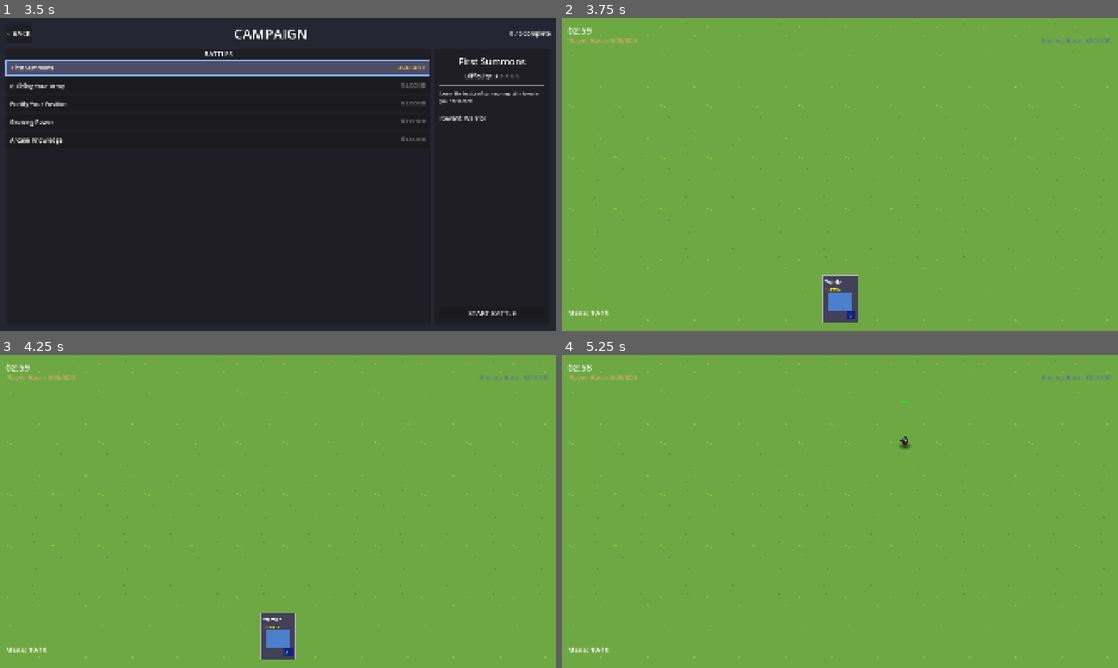
Above: before the commit, frames 1-4 (two rows, left to right).
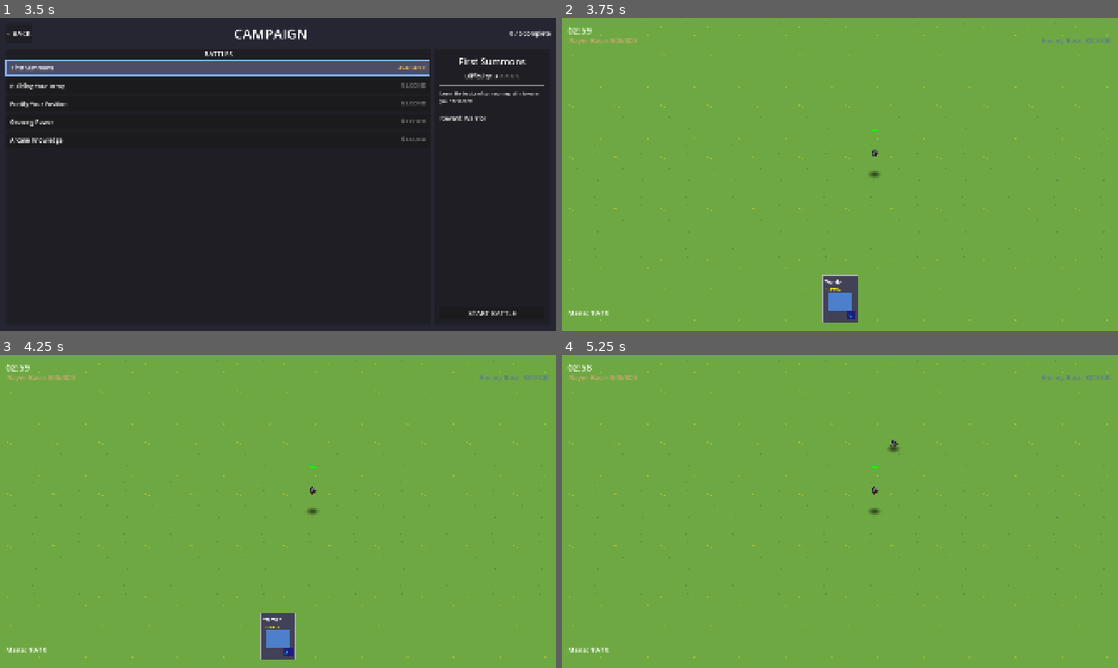
Above: after the commit, the same moments.

Repository: amari-charles/project-summoner
Game: Godot game, scene res://scenes/ui/main_menu.tscn
Two runs of this game, one before a commit and one after it. Both use one fixed random seed, a clock stepped at 60 frames per second and the inputs below.
Inputs (mouse positions are in pixels of both pictures, inside the frame that each line leads up to):
- Up to frame 1 (3.5 s): click "PLAY" at 0.5 s; click "SELECT" at 1.25 s; click "CHOOSE WARRIOR" at 2 s; click (216, 68) at 2.75 s
- Up to frame 2 (3.75 s): click "START BATTLE" at 3.5 s
- Up to frame 3 (4.25 s): no input
- Up to frame 4 (5.25 s): tap Enter at 4.25 s; drag from (840, 636) to (895, 442) at 4.27 s; drag from (728, 527) to (812, 574) at 5.02 s

Frame 1 is identical in both runs. In frame 2, less than 0.1% of the frame differs, in the area x 55-58%, y 35-52%; in frame 3, less than 0.1%; in frame 4, 0.2%, in the area x 55-63%, y 14-52%.
Error before the commit: Parse Error: Class "BattleContext" hides an autoload singleton. (res://scripts/core/battle_context.gd:2)

Commit message:
Implement biome system for battlefield visual themes
Created resource-based biome system to separate visual themes from battle logic:
- BiomeConfig resource class defines textures, colors, lighting
- Battlefield loads biome from BattleContext at runtime
- Easy to create new biomes (winter, desert, etc.) as .tres files

Changes:
- Created BiomeConfig resource class (scripts/battlefield/biome_config.gd)
  - Configurable ground texture, colors, lighting, fog
  - apply_to_battlefield() applies settings to battlefield node

- Created summer_plains.tres (resources/biomes/summer_plains.tres)
  - Current battlefield visuals extracted to resource
  - Ground: summer tileset, 100x150, 17x26 UV scale
  - Lighting: white ambient, standard directional light
  - No fog

- Updated base_battlefield_3d.gd
  - Loads biome from BattleContext.biome_id
  - Applies biome at runtime instead of hardcoded values
  - Removed old _apply_configuration() method

- Updated base_battlefield_3d.tscn to be theme-agnostic
  - Removed hardcoded texture and material
  - Removed StandardMaterial3D subresource
  - Background mesh now configured at runtime by biome

- Added biome_id to all campaign battle definitions
  - All 5 battles currently use "summer_plains"
  - Ready to add winter/desert/etc themes

Result: Easy to create visual variety - just create new .tres file with different textures/colors

🤖 Generated with [Claude Code](https://claude.com/claude-code)

Co-Authored-By: Claude <noreply@anthropic.com>

Diff:
--- /dev/null
+++ b/resources/biomes/summer_plains.tres
@@ -0,0 +1,20 @@
+[gd_resource type="Resource" script_class="BiomeConfig" load_steps=3 format=3]
+
+[ext_resource type="Script" path="res://scripts/battlefield/biome_config.gd" id="1_script"]
+[ext_resource type="Texture2D" path="res://assets/tilesets/summer_tileset/PNG/top_down_simple_summer_ground_43.png" id="2_texture"]
+
+[resource]
+script = ExtResource("1_script")
+biome_id = "summer_plains"
+biome_name = "Summer Plains"
+ground_texture = ExtResource("2_texture")
+ground_size = Vector2(100, 150)
+ground_uv_scale = Vector3(17, 26, 1)
+ambient_light_color = Color(1, 1, 1, 1)
+ambient_light_energy = 0.5
+directional_light_rotation_degrees = Vector3(-30, 45, 0)
+directional_light_color = Color(1, 1, 1, 1)
+directional_light_energy = 1
+background_color = Color(0.1, 0.1, 0.1, 1)
+fog_enabled = false
+fog_color = Color(0.8, 0.8, 0.9, 1)
--- a/scenes/battlefield/base_battlefield_3d.tscn
+++ b/scenes/battlefield/base_battlefield_3d.tscn
@@ -1,15 +1,7 @@
-[gd_scene load_steps=6 format=3 uid="uid://cm2j43v0j4iiv"]
+[gd_scene load_steps=4 format=3 uid="uid://cm2j43v0j4iiv"]
 
 [ext_resource type="Script" path="res://scripts/battlefield/base_battlefield_3d.gd" id="1_script"]
-[ext_resource type="Texture2D" path="res://assets/tilesets/summer_tileset/PNG/top_down_simple_summer_ground_43.png" id="2_background"]
 [ext_resource type="Script" path="res://scripts/battlefield/camera_controller_3d.gd" id="3_camera_controller"]
-
-[sub_resource type="StandardMaterial3D" id="StandardMaterial3D_background"]
-albedo_texture = ExtResource("2_background")
-texture_filter = 0
-uv1_scale = Vector3(17, 26, 1)
-shading_mode = 0
-cull_mode = 2
 
 [sub_resource type="PlaneMesh" id="PlaneMesh_background"]
 size = Vector2(100, 150)
@@ -41,7 +33,6 @@
 [node name="Background" type="MeshInstance3D" parent="."]
 transform = Transform3D(1, 0, 0, 0, 1, 0, 0, 0, 1, 0, 0, 0)
 mesh = SubResource("PlaneMesh_background")
-surface_material_override/0 = SubResource("StandardMaterial3D_background")
 
 [node name="GroundLayer" type="Node3D" parent="."]
 
--- a/scripts/battlefield/base_battlefield_3d.gd
+++ b/scripts/battlefield/base_battlefield_3d.gd
@@ -34,19 +34,34 @@
 @onready var effects_layer: Node3D = $EffectsLayer
 
 func _ready() -> void:
-	_apply_configuration()
+	_apply_biome_from_context()
+	_apply_spawn_positions()
 
-func _apply_configuration() -> void:
-	# Apply environment settings (sky color, ambient lighting)
-	if world_environment and world_environment.environment:
-		world_environment.environment.background_color = sky_color
-		world_environment.environment.ambient_light_color = ambient_light_color
-		world_environment.environment.ambient_light_energy = ambient_light_energy
+## Load and apply biome from BattleContext
+func _apply_biome_from_context() -> void:
+	var battle_context = get_node_or_null("/root/BattleContext")
+	if not battle_context:
+		push_warning("BaseBattlefield3D: BattleContext not found, using default visuals")
+		return
 
-	# Camera position and size are configured directly in the scene file
-	# No runtime override needed - the camera controller handles all positioning
+	var biome_id = battle_context.biome_id
+	if biome_id.is_empty():
+		push_warning("BaseBattlefield3D: No biome_id in BattleContext, using default visuals")
+		return
 
-	# Apply spawn positions for bases and units
+	# Load biome resource
+	var biome_path = "res://resources/biomes/%s.tres" % biome_id
+	var biome = load(biome_path) as BiomeConfig
+
+	if not biome:
+		push_error("BaseBattlefield3D: Failed to load biome: %s" % biome_path)
+		return
+
+	# Apply biome to battlefield
+	biome.apply_to_battlefield(self)
+
+## Apply spawn positions for bases and units
+func _apply_spawn_positions() -> void:
 	if player_spawn_marker:
 		player_spawn_marker.position = player_spawn_position
 
--- /dev/null
+++ b/scripts/battlefield/biome_config.gd
@@ -0,0 +1,81 @@
+extends Resource
+class_name BiomeConfig
+
+## Visual theme configuration for battlefield environments
+## Defines textures, colors, lighting for a specific biome (summer, winter, desert, etc.)
+
+@export_group("Identification")
+@export var biome_id: String = "unknown"
+@export var biome_name: String = "Unknown Biome"
+
+@export_group("Ground")
+@export var ground_texture: Texture2D
+@export var ground_size: Vector2 = Vector2(100, 150)
+@export var ground_uv_scale: Vector3 = Vector3(17, 26, 1)
+
+@export_group("Lighting")
+@export var ambient_light_color: Color = Color.WHITE
+@export var ambient_light_energy: float = 0.5
+@export var directional_light_rotation_degrees: Vector3 = Vector3(-30, 45, 0)
+@export var directional_light_color: Color = Color.WHITE
+@export var directional_light_energy: float = 1.0
+
+@export_group("Environment")
+@export var background_color: Color = Color(0.1, 0.1, 0.1, 1)
+@export var fog_enabled: bool = false
+@export var fog_color: Color = Color(0.8, 0.8, 0.9)
+
+## Apply this biome to a battlefield
+func apply_to_battlefield(battlefield: Node3D) -> void:
+	_apply_ground(battlefield)
+	_apply_lighting(battlefield)
+	_apply_environment(battlefield)
+
+	print("BiomeConfig: Applied biome '%s' to battlefield" % biome_name)
+
+## Apply ground texture and material
+func _apply_ground(battlefield: Node3D) -> void:
+	var background = battlefield.get_node_or_null("Background") as MeshInstance3D
+	if not background:
+		push_warning("BiomeConfig: Background node not found")
+		return
+
+	# Update mesh size
+	if background.mesh is PlaneMesh:
+		(background.mesh as PlaneMesh).size = ground_size
+
+	# Create and apply material
+	var material = StandardMaterial3D.new()
+	material.albedo_texture = ground_texture
+	material.texture_filter = BaseMaterial3D.TEXTURE_FILTER_NEAREST
+	material.uv1_scale = ground_uv_scale
+	material.shading_mode = BaseMaterial3D.SHADING_MODE_UNSHADED
+	material.cull_mode = BaseMaterial3D.CULL_BACK
+
+	background.set_surface_override_material(0, material)
+
+## Apply lighting settings
+func _apply_lighting(battlefield: Node3D) -> void:
+	# Update directional light
+	var directional_light = battlefield.get_node_or_null("DirectionalLight3D") as DirectionalLight3D
+	if directional_light:
+		directional_light.rotation_degrees = directional_light_rotation_degrees
+		directional_light.light_color = directional_light_color
+		directional_light.light_energy = directional_light_energy
+
+## Apply environment settings
+func _apply_environment(battlefield: Node3D) -> void:
+	var world_env = battlefield.get_node_or_null("WorldEnvironment") as WorldEnvironment
+	if not world_env or not world_env.environment:
+		push_warning("BiomeConfig: WorldEnvironment not found")
+		return
+
+	var env = world_env.environment
+	env.background_color = background_color
+	env.ambient_light_color = ambient_light_color
+	env.ambient_light_energy = ambient_light_energy
+
+	# Apply fog if enabled
+	env.fog_enabled = fog_enabled
+	if fog_enabled:
+		env.fog_light_color = fog_color
--- a/scripts/core/battle_context.gd
+++ b/scripts/core/battle_context.gd
@@ -1,5 +1,4 @@
 extends Node
-class_name BattleContext
 
 ## Global battle configuration system
 ## Decouples battle scene from specific modes (campaign, arena, endless, etc.)
--- a/scripts/services/campaign_service.gd
+++ b/scripts/services/campaign_service.gd
@@ -50,6 +50,7 @@
 	# Battle 0: Tutorial - First card
 	_battles["battle_00"] = {
 		"id": "battle_00",
+		"biome_id": "summer_plains",
 		"name": "First Summons",
 		"description": "Learn the basics of summoning. Win to earn your first card!",
 		"difficulty": 1,
@@ -73,6 +74,7 @@
 	# Battle 1: Building army
 	_battles["battle_01"] = {
 		"id": "battle_01",
+		"biome_id": "summer_plains",
 		"name": "Building Your Army",
 		"description": "Expand your forces. Choose your reward.",
 		"difficulty": 1,
@@ -100,6 +102,7 @@
 	# Battle 2: Fortification
 	_battles["battle_02"] = {
 		"id": "battle_02",
+		"biome_id": "summer_plains",
 		"name": "Fortify Your Position",
 		"description": "Defense is key. Earn defensive cards.",
 		"difficulty": 2,
@@ -127,6 +130,7 @@
 	# Battle 3: Random reward
 	_battles["battle_03"] = {
 		"id": "battle_03",
+		"biome_id": "summer_plains",
 		"name": "Growing Power",
 		"description": "Test your strength. Random reward awaits.",
 		"difficulty": 2,
@@ -156,6 +160,7 @@
 	# Battle 4: Rare reward
 	_battles["battle_04"] = {
 		"id": "battle_04",
+		"biome_id": "summer_plains",
 		"name": "Arcane Knowledge",
 		"description": "Master advanced tactics. Rare card awaits!",
 		"difficulty": 3,
Not shown, added: scripts/battlefield/biome_config.gd.uid
Not shown, added: scripts/core/battle_context.gd.uid
